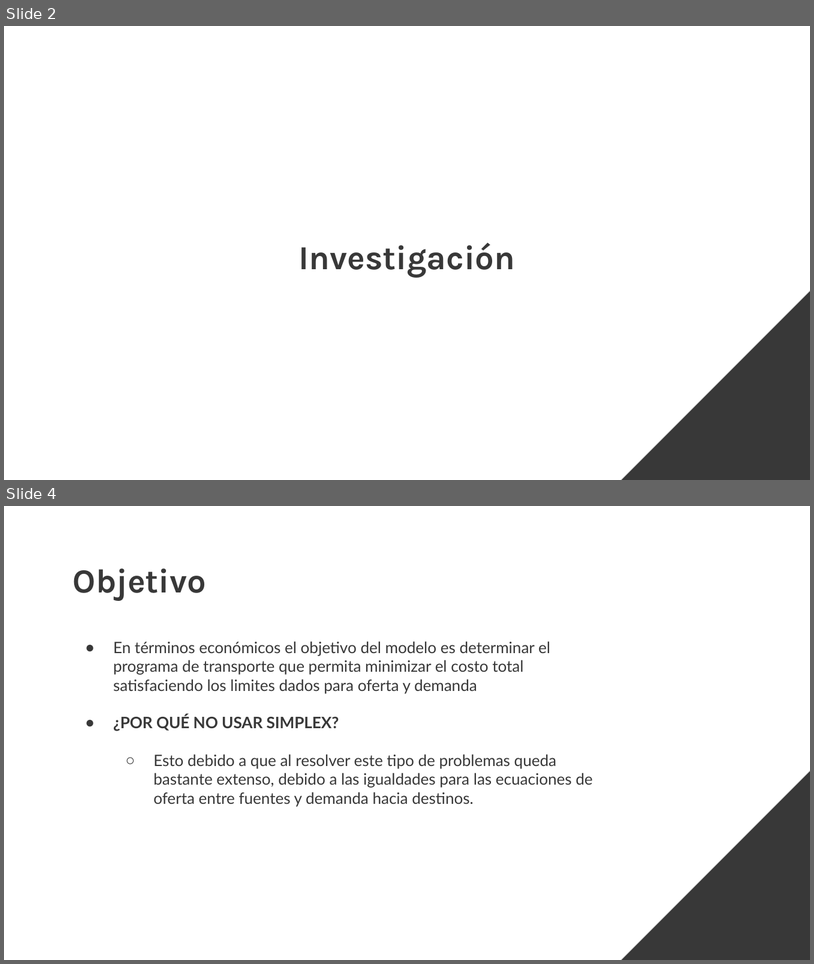
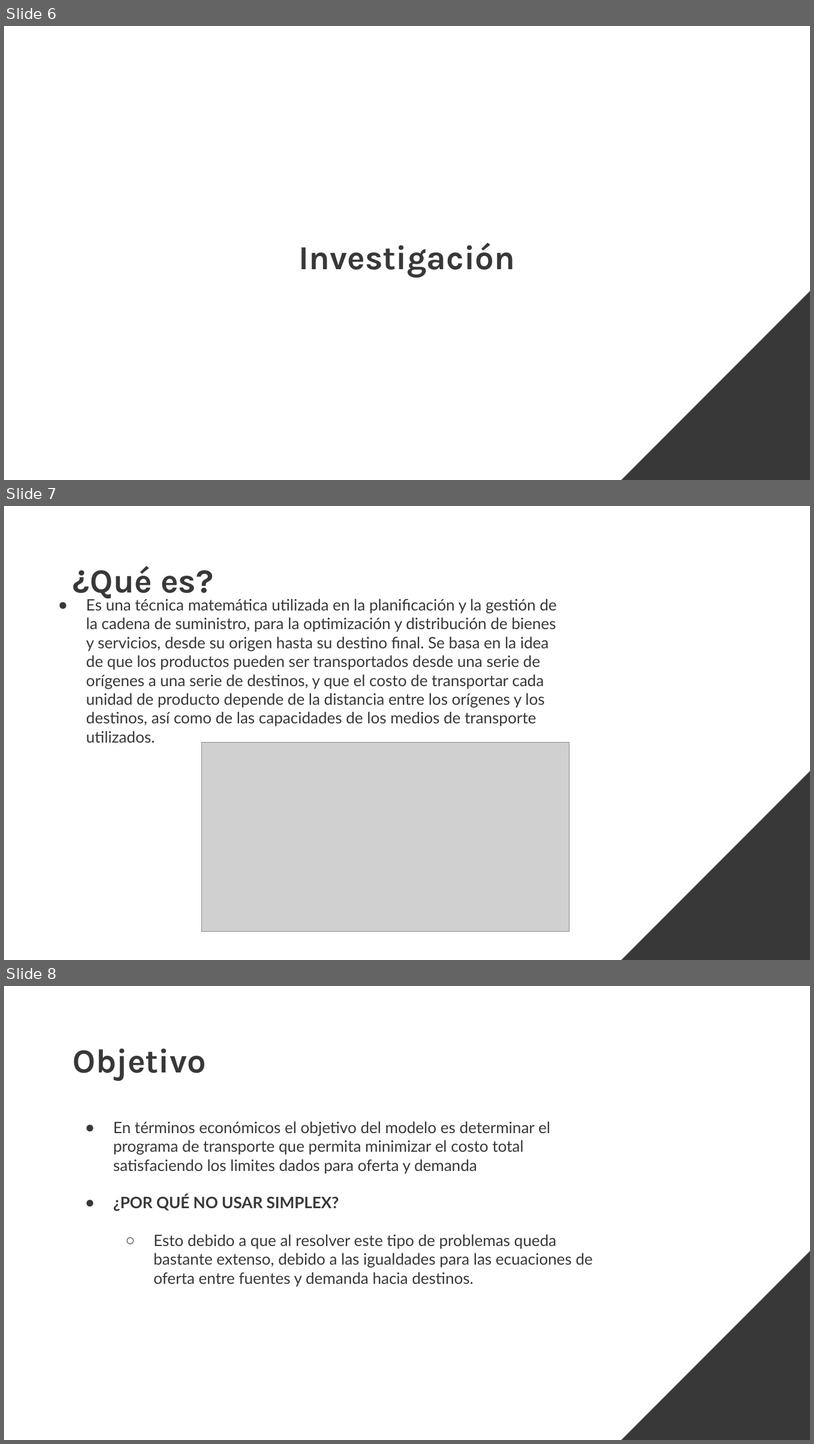
Before and after one commit to Andresmab/IO, a slide deck: Modelo Transporte/Modelo De Transporte.pptx. Shown one above the other, each under a label of ours: slides 2 and 4 before the commit, slides 6, 7 and 8 after it; the slides between them are not shown. The pictures are 814x964 and 814x1444 pixels, drawn with LibreOffice and Linux fonts; fonts in the diff are those of the drawing; grey boxes stand for pictures. Boxes give left, top, right and bottom in pixels: in the first picture for what was removed or moved away, otherwise in the second. Text is boxed around its words. In the diff, an @@ line names an element or a change of style, - is before the commit and + after.

```diff
--- a/Modelo Transporte/Modelo De Transporte.pptx
+++ b/Modelo Transporte/Modelo De Transporte.pptx
@@ slide 7 added at (4,506,810,960), background #FFFFFF; not listed: 1 template element that a slide beside it also shows @@
@@ title added at (73,566,213,600), 40 pt, text #383838, bold @@
+¿Qué es?
@@ text added at (86,597,557,742), 18.7 pt, text #383838 @@
+● Es una técnica matemática utilizada en la planificación y la gestión de la cadena de suministro, para la optimización y distribución de bienes y servicios, desde su origen hasta su destino final. Se basa en la idea de que los productos pueden ser transportados desde una serie de orígenes a una serie de destinos, y que el costo de transportar cada unidad de producto depende de la distancia entre los orígenes y los destinos, así como de las capacidades de los medios de transporte utilizados.
@@ picture added at (202,742,570,931) @@
@@ what was slide 2 is now slide 6 @@
@@ what was slide 4 is now slide 8 @@
```
Also in this commit, not shown: 6 other slides added, 1 slide removed.
